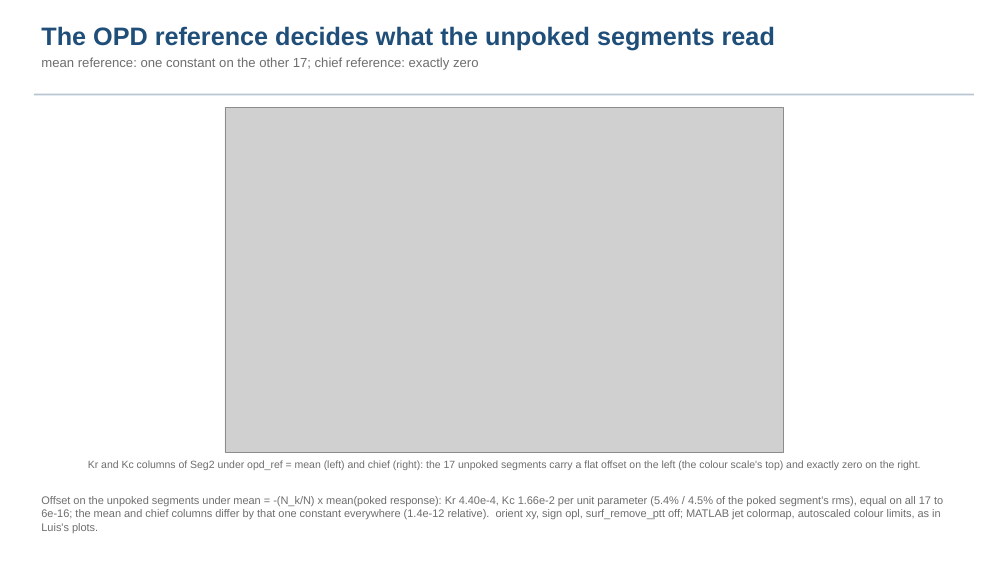
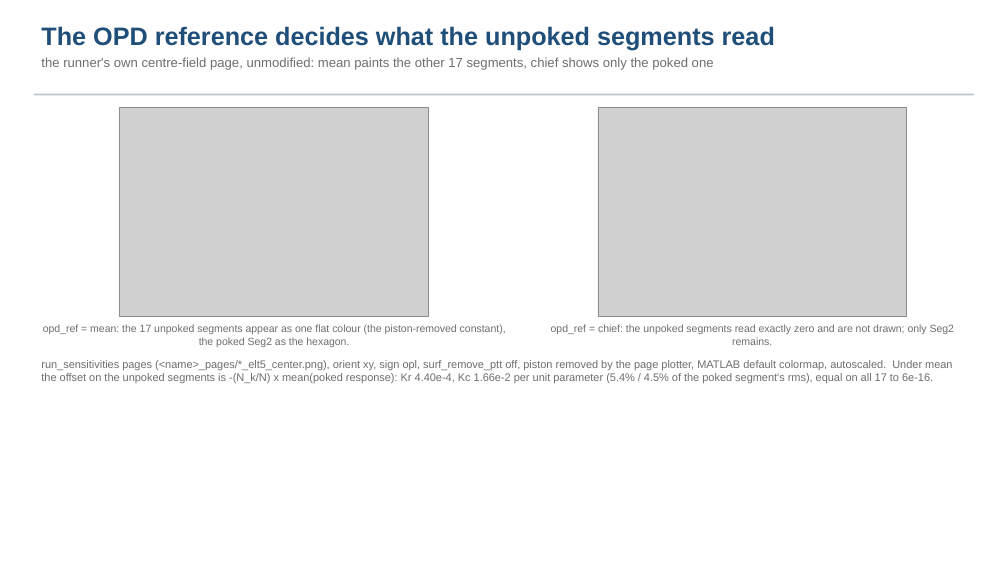
Before and after one commit to nasa-jpl/macos, a slide deck: slide 2 of demo_session/deck_dwdsurf_options.pptx. Drawn at 1008x567 pixels with LibreOffice and Linux fonts; fonts in the diff are those of the drawing; grey boxes stand for pictures. Boxes give left, top, right and bottom in pixels: in the first picture for what was removed or moved away, otherwise in the second. Text is boxed around its words. In the diff, an @@ line names an element or a change of style, - is before the commit and + after.

```diff
--- a/demo_session/deck_dwdsurf_options.pptx
+++ b/demo_session/deck_dwdsurf_options.pptx
@@ text at (41,57,714,70): text changed @@
-mean reference: one constant on the other 17; chief reference: exactly zero
+the runner's own centre-field page, unmodified: mean paints the other 17 segments, chief shows only the poked one
@@ picture added at (120,107,429,317) @@
@@ picture removed at (225,107,783,453) @@
@@ picture added at (598,107,907,317) @@
@@ text at (43,324,506,347): text changed @@
-Kr and Kc columns of Seg2 under opd_ref = mean (left) and chief (right): the 17 unpoked segments carry a flat offset on the left (the colour scale's top) and exactly zero on the right.
+opd_ref = mean: the 17 unpoked segments appear as one flat colour (the piston-removed constant), the poked Seg2 as the hexagon.
@@ text added at (551,324,954,345), 10 pt, text #6E6E6E @@
+opd_ref = chief: the unpoked segments read exactly zero and are not drawn; only Seg2 remains.
@@ text added at (41,360,952,383), 10.5 pt, text #6E6E6E @@
+run_sensitivities pages (<name>_pages/*_elt5_center.png), orient xy, sign opl, surf_remove_ptt off, piston removed by the page plotter, MATLAB default colormap, autoscaled. Under mean the offset on the unpoked segments is -(N_k/N) x mean(poked response): Kr 4.40e-4, Kc 1.66e-2 per unit parameter (5.4% / 4.5% of the poked segment's rms), equal on all 17 to 6e-16.
@@ text removed at (41,496,943,519) @@
-Offset on the unpoked segments under mean = -(N_k/N) x mean(poked response): Kr 4.40e-4, Kc 1.66e-2 per unit parameter (5.4% / 4.5% of the poked segment's rms), equal on all 17 to 6e-16; the mean and chief columns differ by that one constant everywhere (1.4e-12 relative). orient xy, sign opl, surf_remove_ptt off; MATLAB jet colormap, autoscaled colour limits, as in Luis's plots.
```
Also in this commit, not shown: 1 slide added, 8 other files.
